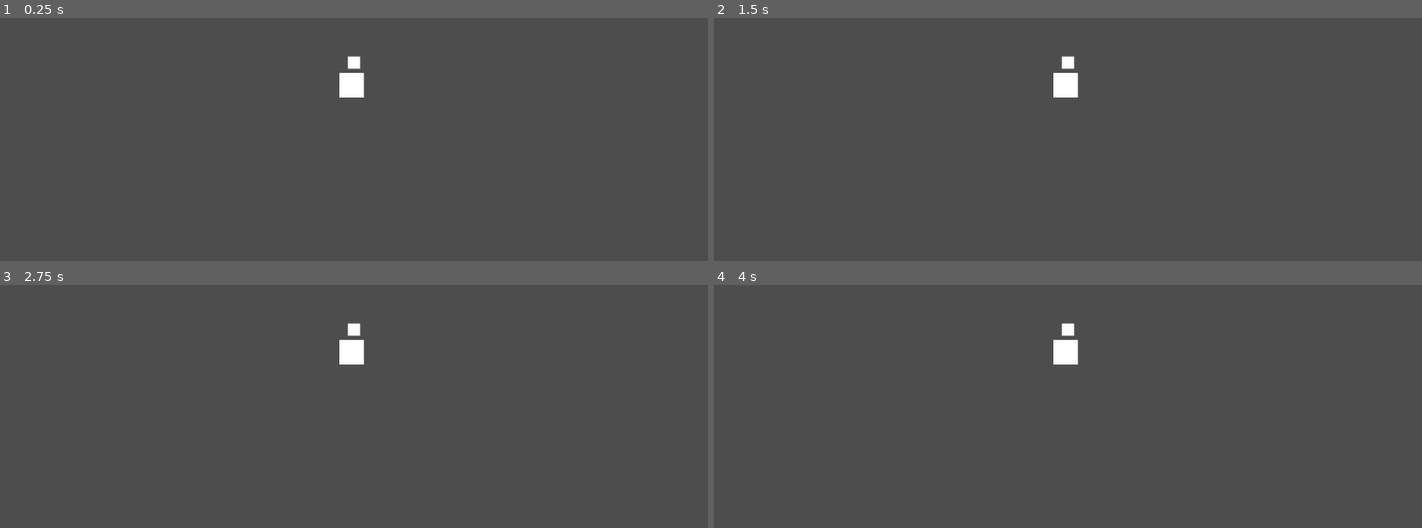
Above: before the commit, frames 1-4 (two rows, left to right).
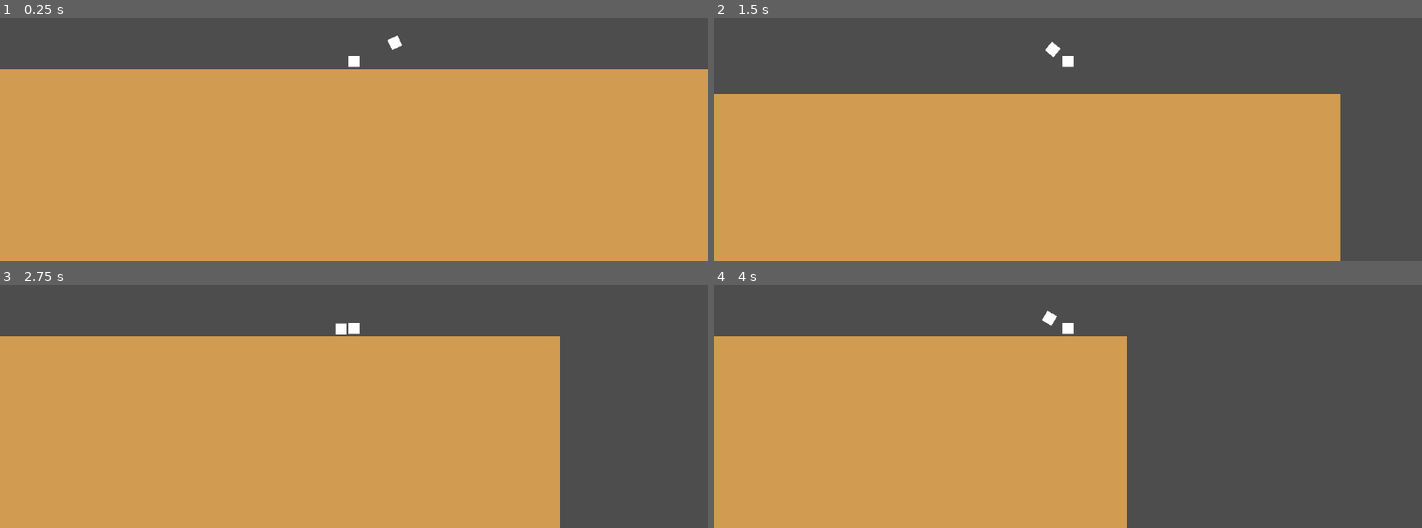
Above: after the commit, the same moments.

Repository: zsimpson-lgtm/The-Agent-Alien-Files
Game: Godot game, scene res://Scenes/Game.tscn
The game is run twice, just before and just after one commit, with the same random seed, the same clock (stepped at 60 frames per second) and the same inputs.
Inputs:
- Up to frame 1 (0.25 s): no input
- Up to frame 2 (1.5 s): hold D (right, bound only after the commit) from 0.53 s (still down); tap Space (jump) at 0.77 s
- Up to frame 3 (2.75 s): tap Space (jump) at 1.52 s; release D (right, bound only after the commit) at 2.03 s; hold A (left, bound only after the commit) from 2.03 s (still down)
- Up to frame 4 (4 s): release A (left, bound only after the commit) at 2.78 s; hold D (right, bound only after the commit) from 2.78 s (still down); tap Space (jump) at 3.02, 3.77 s

The runs differ from the first frame. In frame 1, 79% of the frame differs, in the area x 0-100%, y 7-100%; in frame 2, 61%; in frame 3, 63%; in frame 4, 46%.
Error before the commit: Parse Error: Expected "in" after "not" in content-test operator. (res://Scripts/player.gd:17)

Commit message:
Day 2
Fixed my collisions, added enemies and functionality to them and now I am working on enemy damage etc

Diff:
--- /dev/null
+++ b/agent-alien/Scenes/Enemy.tscn
@@ -0,0 +1,16 @@
+[gd_scene format=3 uid="uid://cxncghnh3v6y0"]
+
+[ext_resource type="Script" uid="uid://f3oattni62r0" path="res://Scripts/Enemy.gd" id="1_hghv2"]
+
+[sub_resource type="RectangleShape2D" id="RectangleShape2D_1f0kj"]
+
+[node name="Enemy" type="CharacterBody2D" unique_id=428399118 groups=["enemy"]]
+script = ExtResource("1_hghv2")
+
+[node name="Area2D" type="Area2D" parent="." unique_id=1810061324]
+
+[node name="CollisionShape2D" type="CollisionShape2D" parent="Area2D" unique_id=1587970002]
+shape = SubResource("RectangleShape2D_1f0kj")
+
+[node name="CollisionShape2D" type="CollisionShape2D" parent="." unique_id=1779349581]
+shape = SubResource("RectangleShape2D_1f0kj")
--- a/agent-alien/Scenes/Game.tscn
+++ b/agent-alien/Scenes/Game.tscn
@@ -1,41 +1,44 @@
 [gd_scene format=3 uid="uid://b7nvuhvekrcca"]
 
 [ext_resource type="PackedScene" uid="uid://nlnouaeystk8" path="res://Scenes/Player.tscn" id="1_gl6un"]
-[ext_resource type="Script" uid="uid://c8mbe72sddhk5" path="res://Scripts/player.gd" id="2_j5yw3"]
+[ext_resource type="PackedScene" uid="uid://cxncghnh3v6y0" path="res://Scenes/Enemy.tscn" id="2_gl6un"]
 
 [sub_resource type="RectangleShape2D" id="RectangleShape2D_iukft"]
-size = Vector2(40, 39)
-
-[sub_resource type="RectangleShape2D" id="RectangleShape2D_cg2ps"]
+size = Vector2(1155, 314)
 
 [node name="Node2D" type="Node2D" unique_id=1983854155]
 
-[node name="Area2D" type="Area2D" parent="." unique_id=1371084888]
-position = Vector2(0, 23)
+[node name="Player" parent="." unique_id=1100361338 instance=ExtResource("1_gl6un")]
+position = Vector2(-66, -12)
 
-[node name="CollisionShape2D" type="CollisionShape2D" parent="Area2D" unique_id=1637088843]
-position = Vector2(-1, -2)
+[node name="Camera2D" type="Camera2D" parent="Player" unique_id=665921378]
+position = Vector2(0, 1)
+
+[node name="ColorRect" type="ColorRect" parent="Player" unique_id=1953862432]
+offset_left = -9.0
+offset_top = -10.0
+offset_right = 9.0
+offset_bottom = 8.0
+
+[node name="StaticBody2D" type="StaticBody2D" parent="." unique_id=174467123]
+position = Vector2(-84, 84)
+
+[node name="CollisionShape2D" type="CollisionShape2D" parent="StaticBody2D" unique_id=2114223788]
+position = Vector2(15.5, 74)
 shape = SubResource("RectangleShape2D_iukft")
 
-[node name="ColorRect" type="ColorRect" parent="Area2D" unique_id=1432663742]
-offset_left = -20.0
-offset_top = -20.0
-offset_right = 20.0
-offset_bottom = 20.0
+[node name="ColorRect" type="ColorRect" parent="StaticBody2D" unique_id=1323738905]
+offset_left = -562.0
+offset_top = -81.0
+offset_right = 598.0
+offset_bottom = 236.0
+color = Color(0.81949073, 0.6109961, 0.318982, 1)
 
-[node name="CharacterBody2D2" parent="." unique_id=1100361338 instance=ExtResource("1_gl6un")]
-position = Vector2(4, -14)
-script = ExtResource("2_j5yw3")
+[node name="Enemy" parent="." unique_id=207699790 instance=ExtResource("2_gl6un")]
+position = Vector2(57, -67)
 
-[node name="Camera2D" type="Camera2D" parent="CharacterBody2D2" unique_id=665921378]
-
-[node name="Area2D" type="Area2D" parent="CharacterBody2D2" unique_id=268873807]
-
-[node name="CollisionShape2D" type="CollisionShape2D" parent="CharacterBody2D2/Area2D" unique_id=1617304991]
-shape = SubResource("RectangleShape2D_cg2ps")
-
-[node name="ColorRect" type="ColorRect" parent="CharacterBody2D2/Area2D" unique_id=1292986263]
-offset_left = -10.0
-offset_top = -10.0
-offset_right = 10.0
-offset_bottom = 10.0
+[node name="ColorRect" type="ColorRect" parent="Enemy" unique_id=1760440488]
+offset_left = -9.0
+offset_top = -9.0
+offset_right = 9.0
+offset_bottom = 9.0
--- a/agent-alien/Scenes/Player.tscn
+++ b/agent-alien/Scenes/Player.tscn
@@ -1,8 +1,18 @@
 [gd_scene format=3 uid="uid://nlnouaeystk8"]
+
+[ext_resource type="Script" uid="uid://c8mbe72sddhk5" path="res://Scripts/Player.gd" id="1_rpqav"]
 
 [sub_resource type="RectangleShape2D" id="RectangleShape2D_qbkls"]
 
-[node name="CharacterBody2D" type="CharacterBody2D" unique_id=1100361338]
+[sub_resource type="RectangleShape2D" id="RectangleShape2D_rpqav"]
 
-[node name="CollisionShape2D" type="CollisionShape2D" parent="." unique_id=882496144]
+[node name="CharacterBody2D" type="CharacterBody2D" unique_id=1100361338 groups=["player"]]
+script = ExtResource("1_rpqav")
+
+[node name="CollisionShape2D2" type="CollisionShape2D" parent="." unique_id=1565923269]
 shape = SubResource("RectangleShape2D_qbkls")
+
+[node name="Area2D" type="Area2D" parent="." unique_id=1387916537]
+
+[node name="CollisionShape2D2" type="CollisionShape2D" parent="Area2D" unique_id=882496144]
+shape = SubResource("RectangleShape2D_rpqav")
--- /dev/null
+++ b/agent-alien/Scripts/Enemy.gd
@@ -0,0 +1,19 @@
+extends CharacterBody2D
+var speed: float = 250.0
+var player: CharacterBody2D
+
+
+
+# Called when the node enters the scene tree for the first time.
+func _ready() -> void:
+	for node in get_tree().get_nodes_in_group("player"):
+		player = node
+
+func _process(delta: float) -> void:
+	look_at(player.global_position)
+	velocity = Vector2(1, 0).rotated(rotation) * speed
+
+	if (player.global_position) == position:
+		self.queue_free()
+
+	move_and_slide()
--- a/agent-alien/Scripts/player.gd
+++ b/agent-alien/Scripts/player.gd
@@ -14,7 +14,9 @@
 # Called every frame. 'delta' is the elapsed time since the previous frame.
 func _process(delta: float) -> void:
 
-	if not is_on_floorand not .is_colliding():
+
+
+	if not is_on_floor():
 		gravity = 980
 		velocity.y += gravity * delta
 
@@ -22,7 +24,12 @@
 		velocity.y = JUMP_VELOCITY
 
 	var direction : = Input.get_axis("left", "right")
-	velocity.x = direction * SPEED
+	if direction:
+		velocity.x = direction * SPEED
+	else:
+		velocity.x = move_toward(velocity.x, 0, SPEED)
+
+
 
 	move_and_slide()
 	pass
--- a/agent-alien/project.godot
+++ b/agent-alien/project.godot
@@ -21,6 +21,16 @@
 "events": [Object(InputEventKey,"resource_local_to_scene":false,"resource_name":"","device":0,"window_id":0,"alt_presse …(189 unchanged characters)…
 ]
 }
+left={
+"deadzone": 0.2,
+"events": [Object(InputEventKey,"resource_local_to_scene":false,"resource_name":"","device":-1,"window_id":0,"alt_pressed":false,"shift_pressed":false,"ctrl_pressed":false,"meta_pressed":false,"pressed":false,"keycode":0,"physical_keycode":65,"key_label":0,"unicode":97,"location":0,"echo":false,"script":null)
+]
+}
+right={
+"deadzone": 0.2,
+"events": [Object(InputEventKey,"resource_local_to_scene":false,"resource_name":"","device":-1,"window_id":0,"alt_pressed":false,"shift_pressed":false,"ctrl_pressed":false,"meta_pressed":false,"pressed":false,"keycode":0,"physical_keycode":68,"key_label":0,"unicode":100,"location":0,"echo":false,"script":null)
+]
+}
 
 [physics]
 
Not shown, added: agent-alien/Scripts/Enemy.gd.uid
